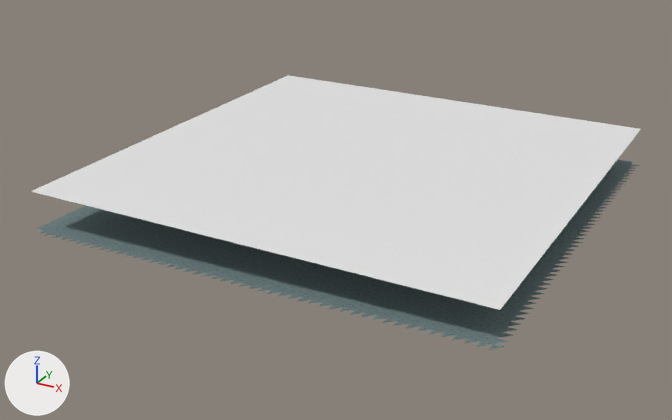
A saved change to the glTF model eloria-assets/maps/continent-v2/hornmere/client/chunks/02_02/world.glb.
Camera for both pictures: a camera (50 mm lens) standing at (-660.8, 547.4, 69.7) and looking at (-750.4, 710.4, -11.8). The lights are fixed; the arrows at lower left show +X, +Y and +Z. The first picture is the older version. Where no turn or scale is listed for an object, it has been applied to the vertices. Vertices at exactly the same position are counted once.

Before the edit, the objects in view are built like this:
```python
me_authoredground_hornmerebase_hornmere_02_02 = bpy.data.meshes.new('AuthoredGround_hornmereBase_hornmere_02_02')
me_authoredground_hornmerebase_hornmere_02_02.from_pydata(...)  # 2496 vertices, 4608 faces; spans x 781.0..879.0, y -5151.0..-5053.0, z -10.6..-6.7
me_authoredground_hornmerebase_hornmere_02_02.materials.append(mat_authored_hornmerebase)
me_terrain_hornmere_02_02 = bpy.data.meshes.new('Terrain_hornmere_02_02')
me_terrain_hornmere_02_02.from_pydata(...)  # 2401 vertices, 4608 faces; spans x 781.0..877.0, y -5149.0..-5053.0, z -10.7..-6.8
me_terrain_hornmere_02_02.materials.append(mat_continental_ground)
me_water_hornmere_02_02 = bpy.data.meshes.new('Water_hornmere_02_02')
me_water_hornmere_02_02.from_pydata([(782.0, -5054.0, 0.0), (782.0, -5150.0, 0.0), (878.0, -5054.0, 0.0), (878.0, -5150.0, 0.0)], [], [(0, 1, 2), (2, 1, 3)])
me_water_hornmere_02_02.materials.append(mat_water_sea)  # its picture is missing
ob_authoredground_hornmerebase_hornmere_02_02 = bpy.data.objects.new('AuthoredGround_hornmereBase_hornmere_02_02', me_authoredground_hornmerebase_hornmere_02_02)
ob_authoredground_hornmerebase_hornmere_02_02.location = (-1576.0, 5816.0, 0.0)
ob_terrain_hornmere_02_02 = bpy.data.objects.new('Terrain_hornmere_02_02', me_terrain_hornmere_02_02)
ob_terrain_hornmere_02_02.location = (-1576.0, 5816.0, 0.0)
ob_water_hornmere_02_02 = bpy.data.objects.new('Water_hornmere_02_02', me_water_hornmere_02_02)
ob_water_hornmere_02_02.location = (-1576.0, 5816.0, 0.0)
```
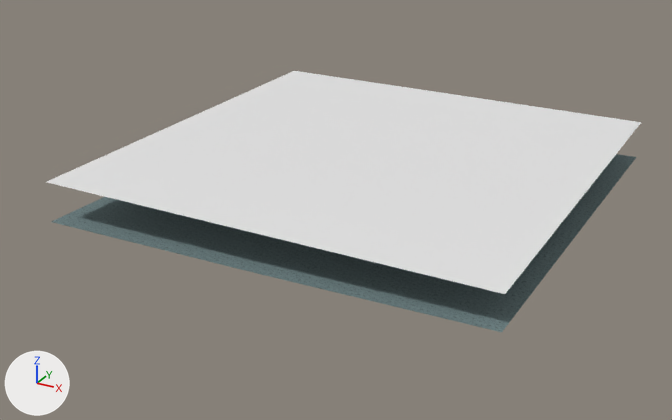
Changed parts and their boxes (x1, y1, x2, y2) in the pictures (672 x 420 px; the box of a moved part takes in the faces that stretch with it):
'Water_hornmere_02_02', mesh moved: before (31, 75, 641, 310); after (47, 71, 641, 294)
'AuthoredGround_hornmereBase_hornmere_02_02', reshaped: before (37, 161, 639, 350); after (52, 154, 636, 332)
'Terrain_hornmere_02_02', moved (mostly hidden): before (37, 160, 630, 229); after (117, 238, 549, 327)
part 3 of me_authoredground_hornmerebase_hornmere_02_02, moved or reshaped (mostly hidden afterwards): before (37, 164, 639, 350); after (52, 154, 636, 222)

The edits, one by one:
me_terrain_hornmere_02_02 is used by ob_terrain_hornmere_02_02; location (-1576.0, 5816.0, 0.0).
me_terrain_hornmere_02_02 had 2401 vertices, 4608 faces and spanned x 781.0..877.0, y -5149.0..-5053.0, z -10.7..-6.8.
me_terrain_hornmere_02_02 now has 2401 vertices, 4608 faces and spans x 781.0..877.0, y -5145.0..-5049.0, z -10.7..-6.8.
me_terrain_hornmere_02_02 part 1: the whole mesh is moved by (0.0, 4.0, -0.1).
me_water_hornmere_02_02 is used by ob_water_hornmere_02_02; location (-1576.0, 5816.0, 0.0).
me_water_hornmere_02_02 had 4 vertices, 2 faces and spanned x 782.0..878.0, y -5150.0..-5054.0, z 0.0.
me_water_hornmere_02_02 now has 4 vertices, 2 faces and spans x 781.0..877.0, y -5145.0..-5049.0, z 0.0.
me_water_hornmere_02_02 part 2: the whole mesh is moved by (-1.0, 5.0, 0.0).
me_authoredground_hornmerebase_hornmere_02_02 is used by ob_authoredground_hornmerebase_hornmere_02_02; location (-1576.0, 5816.0, 0.0).
me_authoredground_hornmerebase_hornmere_02_02 had 2496 vertices, 4608 faces and spanned x 781.0..879.0, y -5151.0..-5053.0, z -10.6..-6.7.
me_authoredground_hornmerebase_hornmere_02_02 now has 2401 vertices, 4608 faces and spans x 781.0..877.0, y -5145.0..-5049.0, z -10.7..-6.8.
Part 3, on me_authoredground_hornmerebase_hornmere_02_02:
194 vertices are removed from x 781.0..879.0, y -5151.0..-5055.0, z -8.7..-6.7.
285 faces are deleted.
2 vertices are added at (781.0, -5049.0, -10.7), (783.0, -5049.0, -10.7).
44 new vertices lie (2.0, 2.0, 0.0) away from vertices in x 783.0..875.0, y -5053.0, z -10.6..-8.7.
41 new vertices lie (2.0, 2.0, 0.0) away from vertices in x 785.0..875.0, y -5051.0, z -10.6..-8.8.
6 new vertices lie (-2.0, 0.0, -0.1) away from vertices in x 783.0..869.0, y -5053.0..-5049.0, z -10.6..-8.9.
6 new vertices lie (0.0, 2.0, 0.0) away from vertices in x 781.0..803.0, y -5053.0..-5051.0, z -10.7..-10.2.
285 new faces join them.
